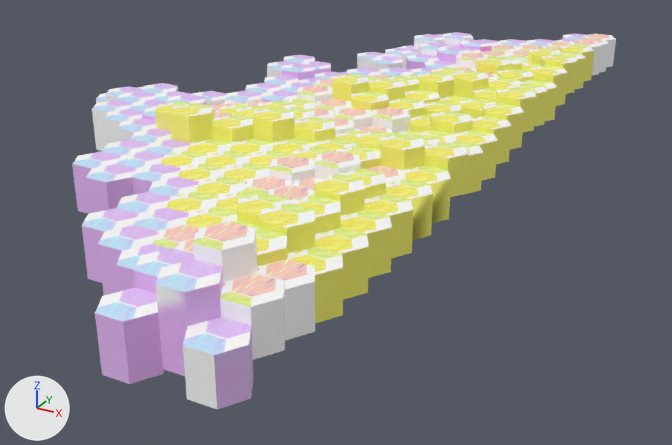
The FBX model Assets/GB_FBX/GB_Hexagon_Grid.fbx: old version first, new version second.
Rendered twice from a 50 mm lens placed at (29.7, -39.08, 13.61), pointed at (9.5, -2.37, -4.75). The axes (+X, +Y, +Z) are drawn at lower left. The lights are the same throughout. Where no turn or scale is listed for an object, it has been applied to the vertices. Vertices at the same position are counted once.
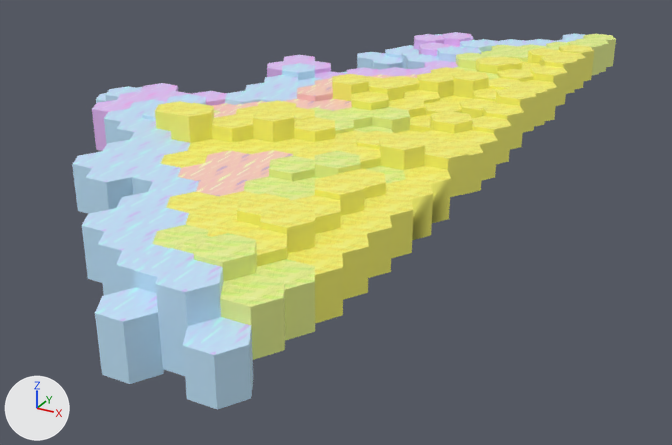
Location of each change, [x1, y1, x2, y2] in pixels of the pictures (672 x 445 px; the box of a moved part takes in the faces that stretch with it):
'polySurface173', reshaped, surface changed
    both: [72, 32, 616, 410]
part 1 of me_mesh, moved or reshaped
    before: [193, 222, 257, 282]
    after: [194, 233, 257, 282]
part 2 of me_mesh, surface changed
    both: [72, 32, 616, 410]

Diff of the bpy script that builds the scene:
```diff
--- a/Assets/GB_FBX/GB_Hexagon_Grid.fbx.py
+++ b/Assets/GB_FBX/GB_Hexagon_Grid.fbx.py
@@ me_mesh @@
 # used by ob_polysurface173; location = (6.75, -3.46, -1.0)
 # before: 3896 (8.8, -14.7, 3.4) at pixel (255, 228), 3897 (7.8, -14.7, 3.4) at pixel (227, 221), 3898 (7.2, -15.6, 3.4) at pixel (196, 228), 3899 (7.8, -16.5, 3.4) at pixel (192, 242), 3900 (8.8, -16.5, 3.4) at pixel (221, 250)
 # before: 3901 (9.2, -15.6, 3.4) at pixel (253, 242), 3903 (8.2, -15.6, 3.4) at pixel (224, 235)
-me_mesh.from_pydata(...)  # 5124 vertices, 7019 faces; spans x -10.8..10.8, y -19.1..23.4, z -0.6..3.4
+me_mesh.from_pydata(...)  # 5124 vertices, 7019 faces; spans x -10.8..10.8, y -19.1..23.4, z -0.6..3.1
+# me_mesh part 1
+for i in [*range(3896, 3902), 3903]: me_mesh.vertices[i].co += Vector((0.0, 0.0, -0.4))
+# me_mesh part 2: texture (UV) coordinates of 7019 of 7019 faces, centred in x -10.5..10.5, y -19.1..23.4, z -0.6..3.4, changed; they spanned u 0.02..0.98, v 0.03..0.99 and now span u 0.01..0.97, v 0.03..0.99
 me_mesh.materials.append(mat_land_test)
```
